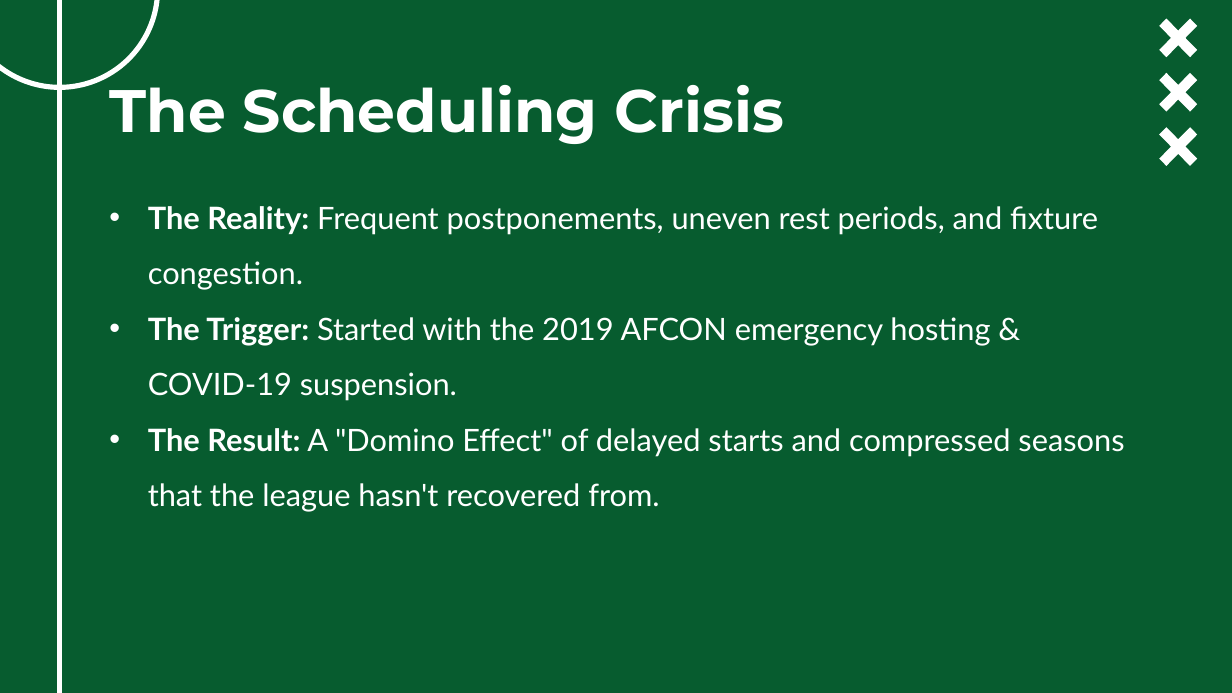
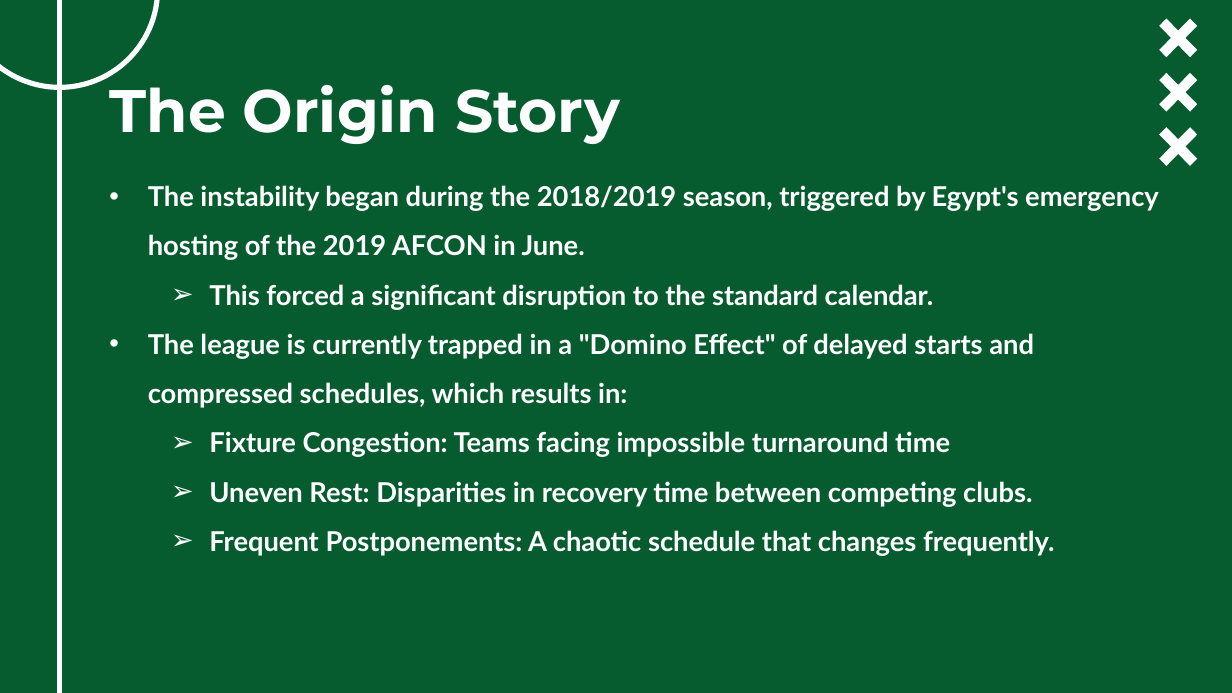
Before and after one commit to ghassanelgendy/egyptian-premier-league-schedule-optimizer, a slide deck: slide 3 of Documentations/presentation V1.pptx. Drawn at 1232x693 pixels with LibreOffice and Linux fonts; fonts in the diff are those of the drawing; background and template pictures are left out. Boxes give left, top, right and bottom in pixels: in the first picture for what was removed or moved away, otherwise in the second. Text is boxed around its words. In the diff, an @@ line names an element or a change of style, - is before the commit and + after.

```diff
--- a/Documentations/presentation V1.pptx
+++ b/Documentations/presentation V1.pptx
@@ title at (109, 74, 620, 144): text changed @@
-The Scheduling Crisis
+The Origin Story
@@ subtitle at (148, 185, 1159, 556): text changed; size 18 to 16 pt; bold on @@
-• The Reality: Frequent postponements, uneven rest periods, and fixture congestion.
-• The Trigger: Started with the 2019 AFCON emergency hosting & COVID-19 suspension.
-• The Result: A "Domino Effect" of delayed starts and compressed seasons that the league hasn't recovered from.
+• The instability began during the 2018/2019 season, triggered by Egypt's emergency hosting of the 2019 AFCON in June.
+  ➢ This forced a significant disruption to the standard calendar.
+• The league is currently trapped in a "Domino Effect" of delayed starts and compressed schedules, which results in:
+  ➢ Fixture Congestion: Teams facing impossible turnaround time
+  ➢ Uneven Rest: Disparities in recovery time between competing clubs.
+  ➢ Frequent Postponements: A chaotic schedule that changes frequently.
```
Also in this commit, not shown: 6 other slides changed, 3 slides added, 4 other files.
